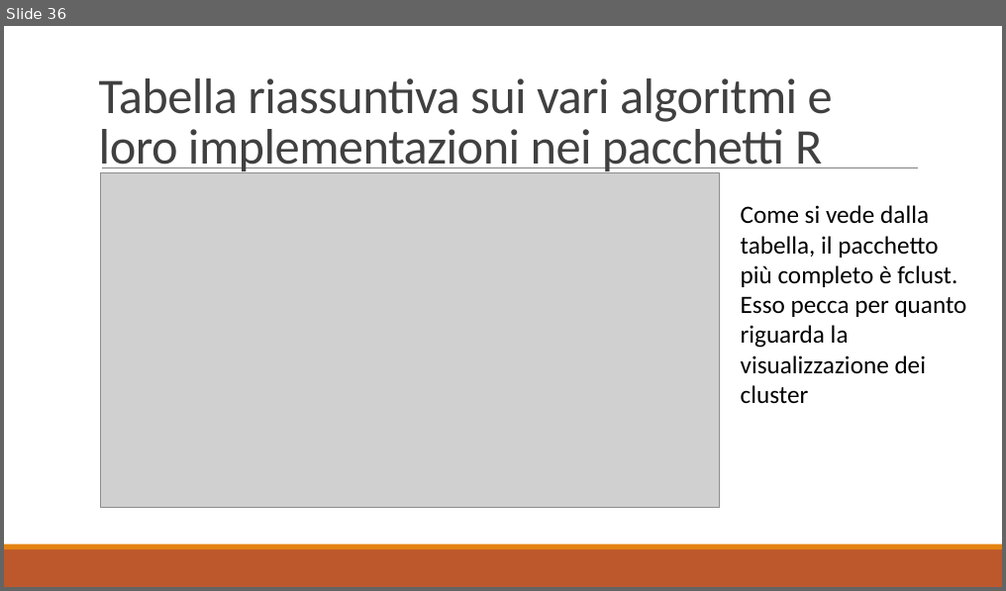
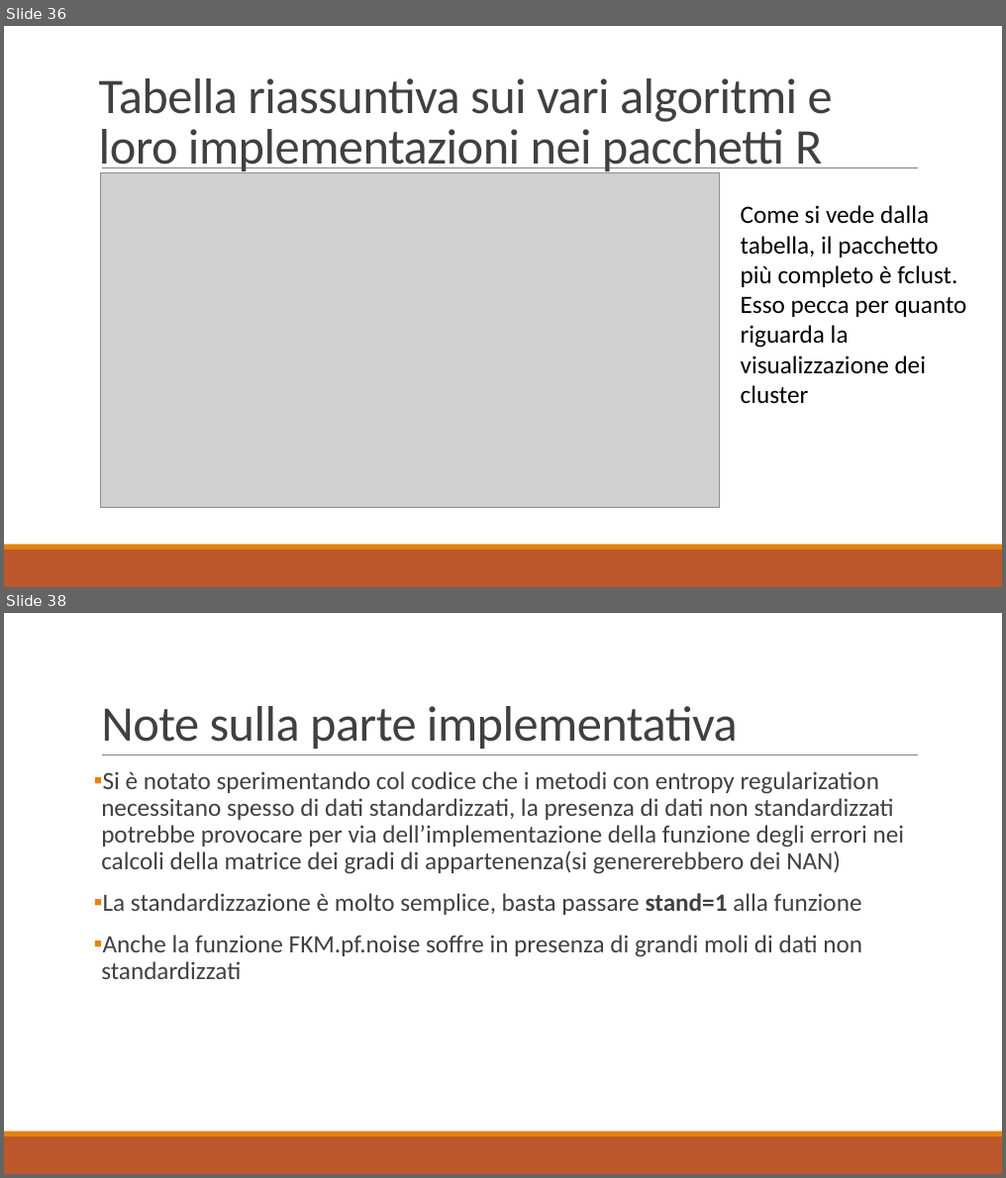
Before and after one commit to Gallo00/progettoDM, a slide deck: relazione.pptx. Shown one above the other, each under a label of ours: slide 36 before the commit, slides 36 and 38 after it; the slides between them are not shown. The pictures are 1006x591 and 1006x1178 pixels, drawn with LibreOffice and Linux fonts; fonts in the diff are those of the drawing; grey boxes stand for pictures. Boxes give left, top, right and bottom in pixels: in the first picture for what was removed or moved away, otherwise in the second. Text is boxed around its words. In the diff, an @@ line names an element or a change of style, - is before the commit and + after.

```diff
--- a/relazione.pptx
+++ b/relazione.pptx
@@ slide 38 added at bbox=[4, 613, 1002, 1174], background #FFFFFF; not listed: 3 template elements that a slide beside it also shows @@
@@ title added at bbox=[101, 706, 738, 749], 48 pt, text #404040 @@
+Note sulla parte implementativa
@@ text added at bbox=[101, 771, 905, 979], 24 pt, text #404040 @@
+▪ Si è notato sperimentando col codice che i metodi con entropy regularization necessitano spesso di dati standardizzati, la presenza di dati non standardizzati potrebbe provocare per via dell’implementazione della funzione degli errori nei calcoli della matrice dei gradi di appartenenza(si genererebbero dei NAN)
+▪ La standardizzazione è molto semplice, basta passare stand=1 alla funzione
+▪ Anche la funzione FKM.pf.noise soffre in presenza di grandi moli di dati non standardizzati
```
Also in this commit, not shown: 5 slides changed, 1 other slide added, 8 other files.
